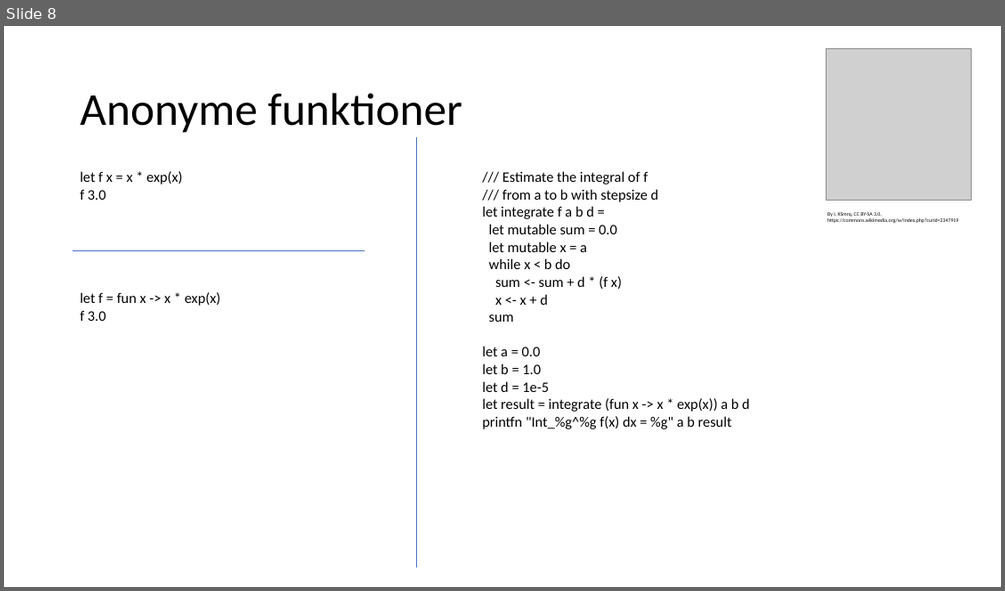
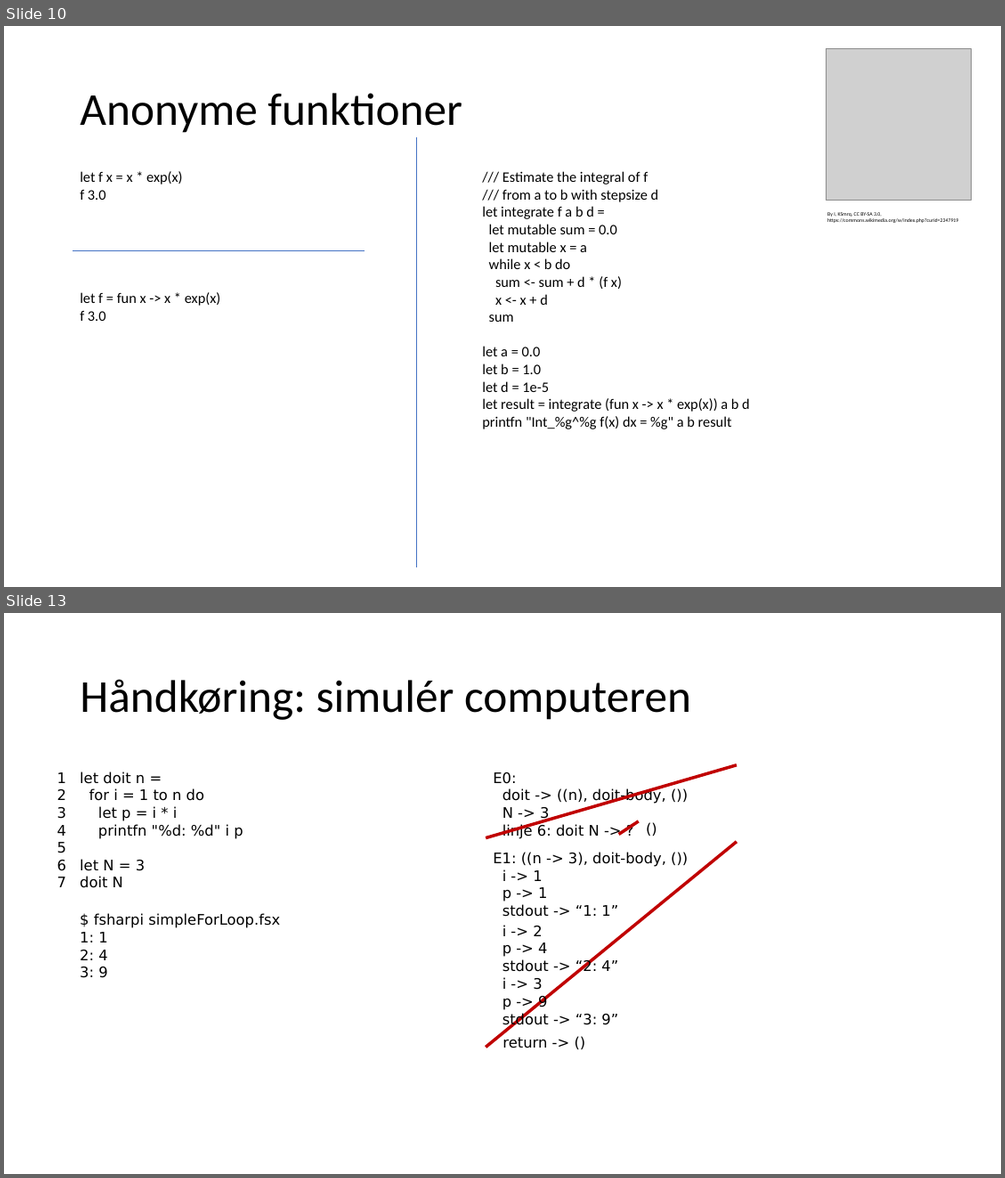
Before and after one commit to fisterloegsovs/pop22, a slide deck: lectures/4.2StackHeapRefsHigherOrderFcts/lecture.pptx. Shown one above the other, each under a label of ours: slide 8 before the commit, slides 10 and 13 after it; the slides between them are not shown. The pictures are 1005x591 and 1005x1178 pixels, drawn with LibreOffice and Linux fonts; fonts in the diff are those of the drawing; grey boxes stand for pictures. Boxes give left, top, right and bottom in pixels: in the first picture for what was removed or moved away, otherwise in the second. Text is boxed around its words. In the diff, an @@ line names an element or a change of style, - is before the commit and + after.

```diff
--- a/lectures/4.2StackHeapRefsHigherOrderFcts/lecture.pptx
+++ b/lectures/4.2StackHeapRefsHigherOrderFcts/lecture.pptx
@@ slide 13 added at [4,613,1001,1174], background #FFFFFF @@
@@ title added at [80,679,691,720], 44 pt, text #000000 @@
+Håndkøring: simulér computeren
@@ text added at [57,772,66,887], 14 pt, text #000000 @@
+1
+2
+3
+4
+5
+6
+7
@@ text added at [80,771,243,888], 14 pt, text #000000 @@
+let doit n =
+for i = 1 to n do
+let p = i * i
+printfn "%d: %d" i p
+let N = 3
+doit N
@@ line added from (485, 838) to (736, 765), #C00000 3 pt @@
@@ text added at [493,772,666,839], 14 pt, text #000000 @@
+E0:
+doit -> ((n), doit-body, ())
+N -> 3
+linje 6: doit N -> ?
@@ line added from (619, 835) to (639, 821), #C00000 3 pt @@
@@ text added at [639,817,678,842], 14 pt, text #000000 @@
+()
@@ line added from (485, 1046) to (736, 842), #C00000 3 pt @@
@@ text added at [493,852,666,916], 14 pt, text #000000 @@
+E1: ((n -> 3), doit-body, ())
+i -> 1
+p -> 1
+stdout -> “1: 1”
@@ text added at [80,913,280,978], 14 pt, text #000000 @@
+$ fsharpi simpleForLoop.fsx
+1: 1
+2: 4
+3: 9
@@ text added at [502,925,618,974], 14 pt, text #000000 @@
+i -> 2
+p -> 4
+stdout -> “2: 4”
@@ text added at [502,977,618,1028], 14 pt, text #000000 @@
+i -> 3
+p -> 9
+stdout -> “3: 9”
@@ text added at [502,1037,547,1048], 14 pt, text #000000 @@
+return -> ()
@@ what was slide 8 is now slide 10 @@
```
Also in this commit, not shown: 1 slide changed, 8 other slides added, 10 other files.
